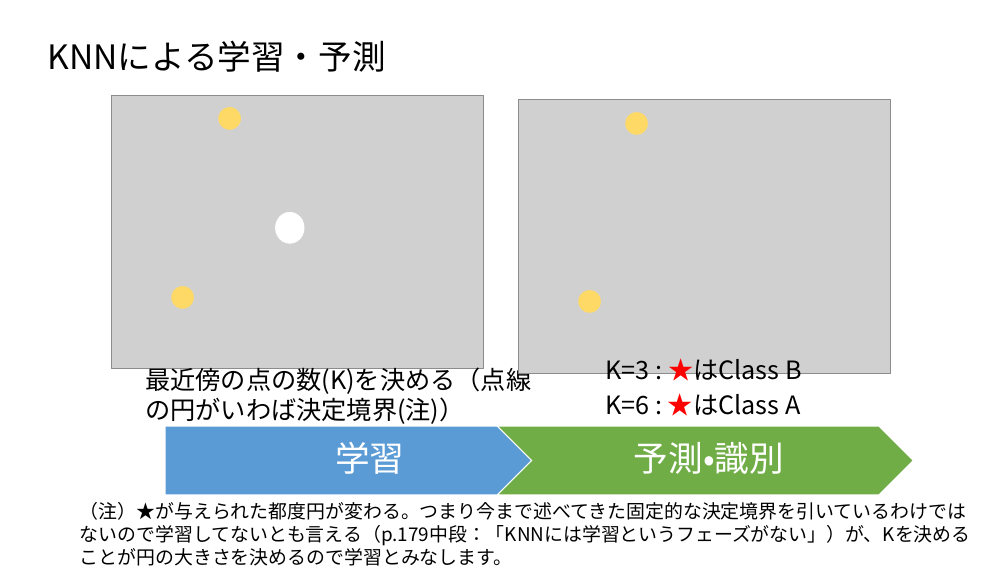
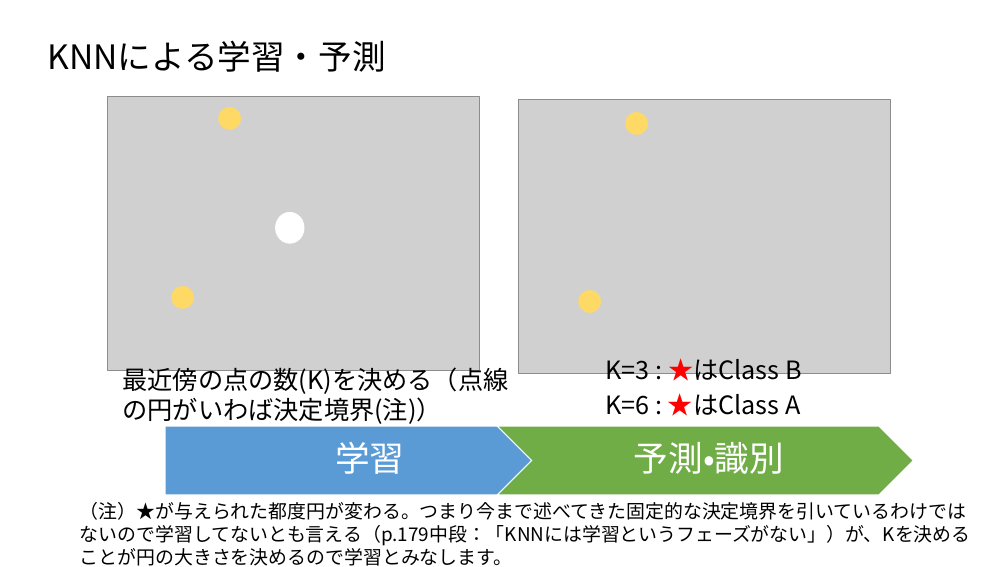
Before and after one commit to ueharaLab/NLP_4-Classifier, a slide deck: slide 10 of NLP_4 Classifier.pptx. Drawn at 1008x567 pixels with LibreOffice and Linux fonts; fonts in the diff are those of the drawing; grey boxes stand for pictures. Boxes give left, top, right and bottom in pixels: in the first picture for what was removed or moved away, otherwise in the second. Text is boxed around its words. In the diff, an @@ line names an element or a change of style, - is before the commit and + after.

```diff
--- a/NLP_4 Classifier.pptx
+++ b/NLP_4 Classifier.pptx
@@ picture: place and size @@
-picture at [112,95,484,369]
+picture at [107,97,479,371]
@@ text "最近傍の点の数(K)を決める（点線の円がいわば決定境界(注)）": place and size @@
-text "最近傍の点の数(K)を決める（点線の円がいわば決定境界(注)）" at [145,363,531,424]
+text "最近傍の点の数(K)を決める（点線の円がいわば決定境界(注)）" at [122,363,508,424]
```
Also in this commit, not shown: 3 other slides changed, 2 other files.
